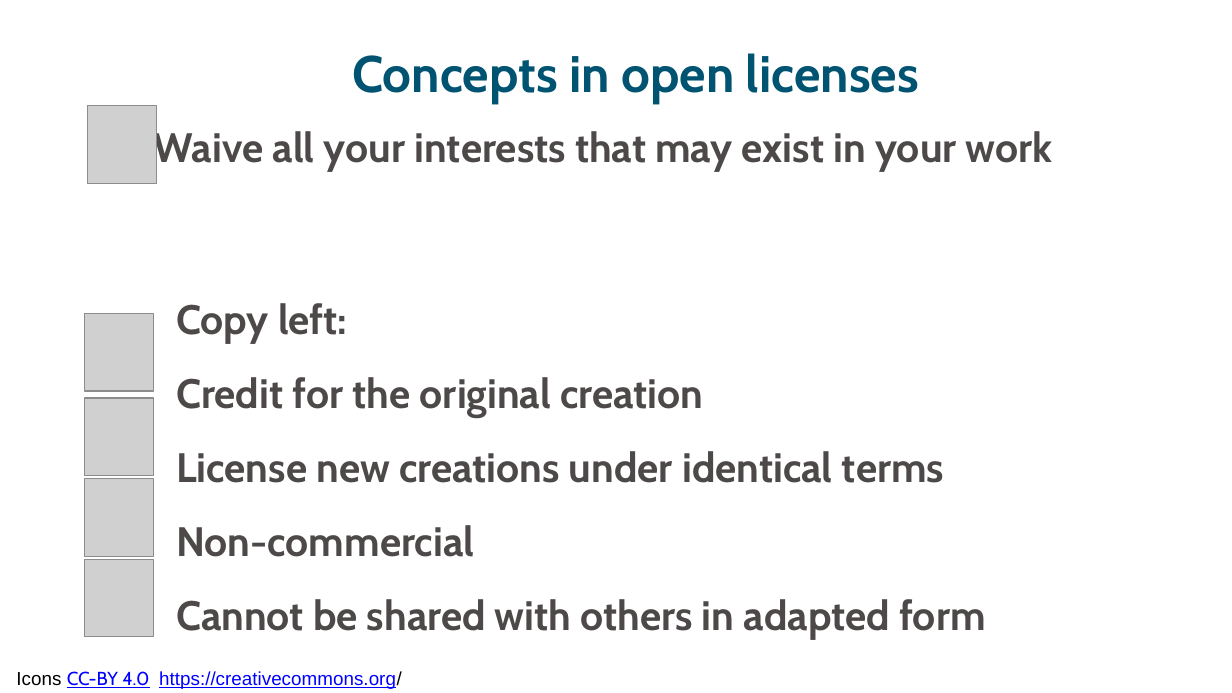
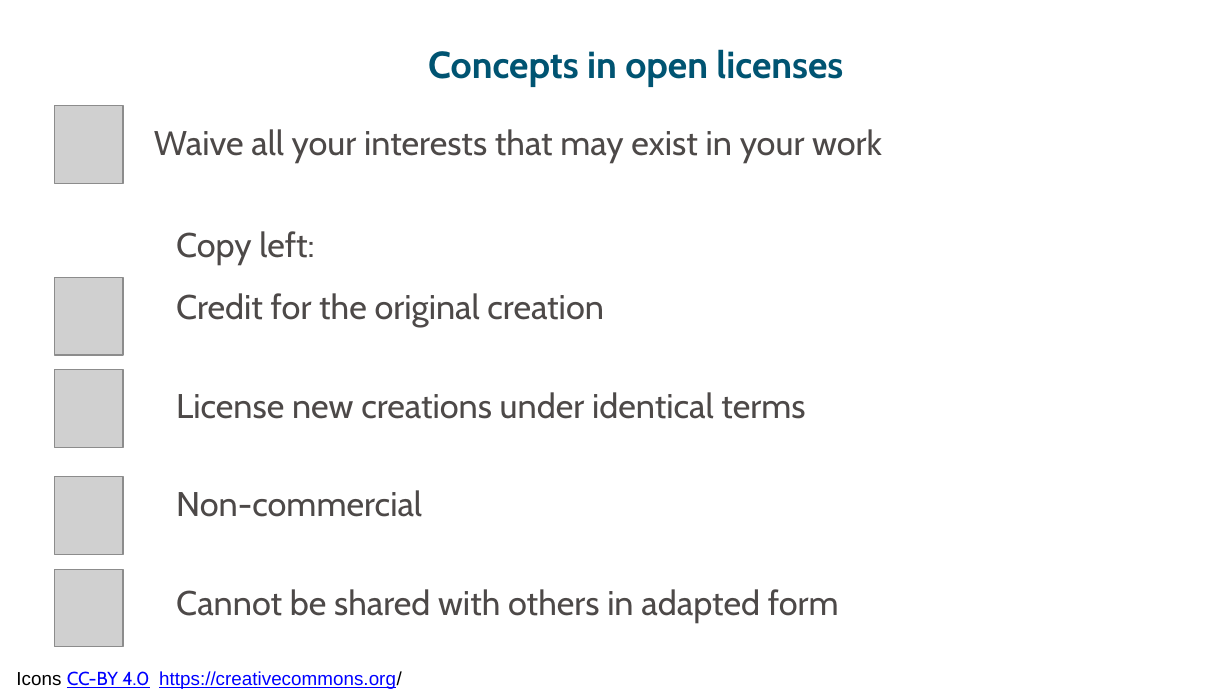
Before and after one commit to ELIXIR-Norway-Training/DMP-writing-workshop, a slide deck: slide 12 of 06_Licensing.odp (slide 21 before the commit). Drawn at 1232x693 pixels with LibreOffice and Linux fonts; fonts in the diff are those of the drawing; grey boxes stand for pictures. Boxes give left, top, right and bottom in pixels: in the first picture for what was removed or moved away, otherwise in the second. Text is boxed around its words. In the diff, an @@ line names an element or a change of style, - is before the commit and + after.

```diff
--- a/06_Licensing.odp
+++ b/06_Licensing.odp
@@ text "Concepts in open licenses" at (x1=428, y1=49, x2=843, y2=87): size 30 to 22 pt @@
@@ picture moved from (x1=87, y1=106, x2=156, y2=184) to (x1=54, y1=106, x2=123, y2=184) @@
@@ text "Waive all your interests that ..." at (x1=154, y1=129, x2=882, y2=623): size 24 to 20 pt, bold off; more space between paragraphs @@
@@ picture moved from (x1=85, y1=313, x2=154, y2=391) to (x1=54, y1=277, x2=123, y2=355) @@
@@ picture moved from (x1=85, y1=398, x2=154, y2=476) to (x1=54, y1=370, x2=123, y2=447) @@
@@ picture moved from (x1=85, y1=479, x2=154, y2=557) to (x1=54, y1=477, x2=123, y2=554) @@
@@ picture moved from (x1=85, y1=559, x2=154, y2=636) to (x1=54, y1=570, x2=123, y2=647) @@
```
Also in this commit, not shown: 8 other slides changed, 33 slides removed, 1 other file.
